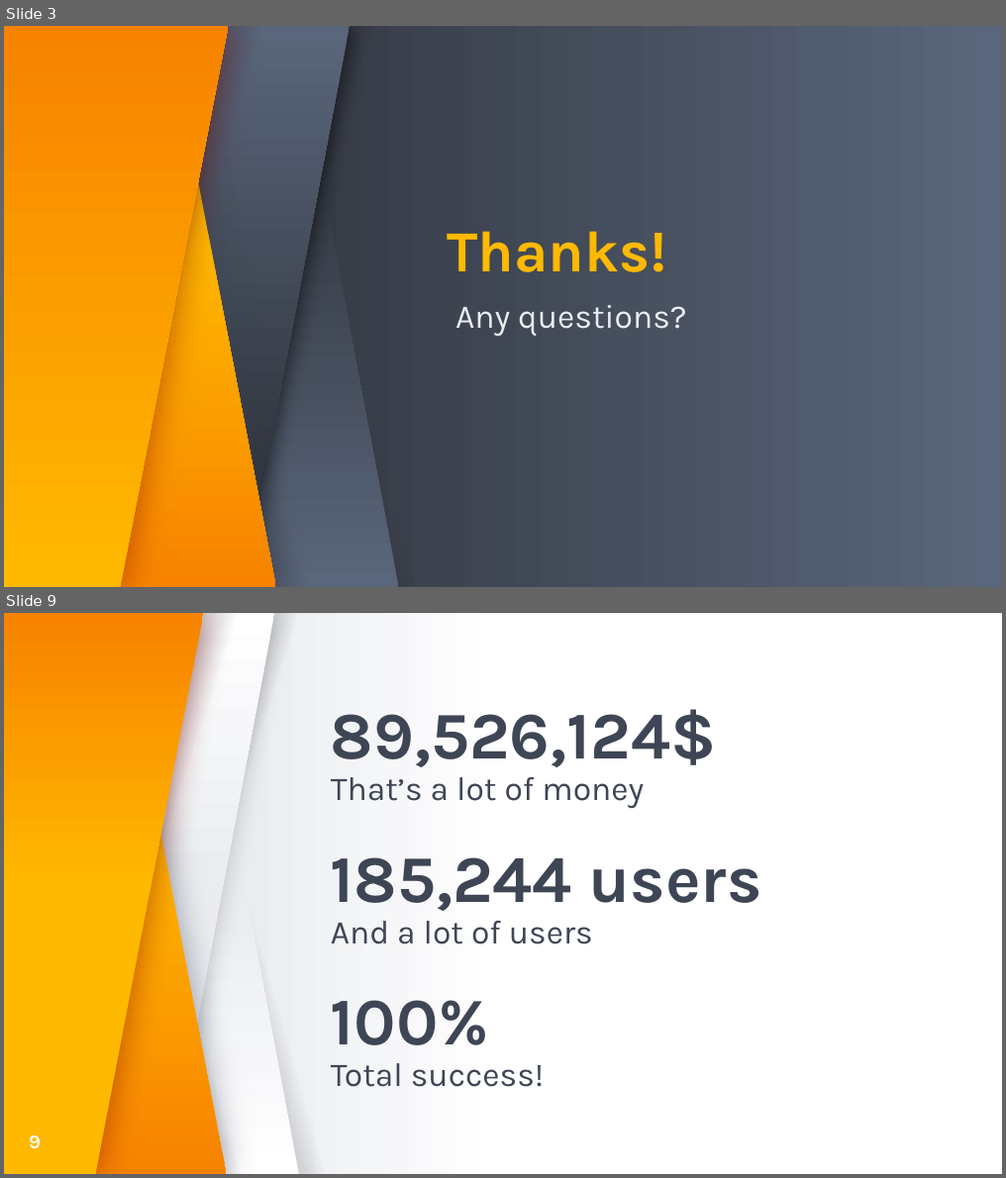
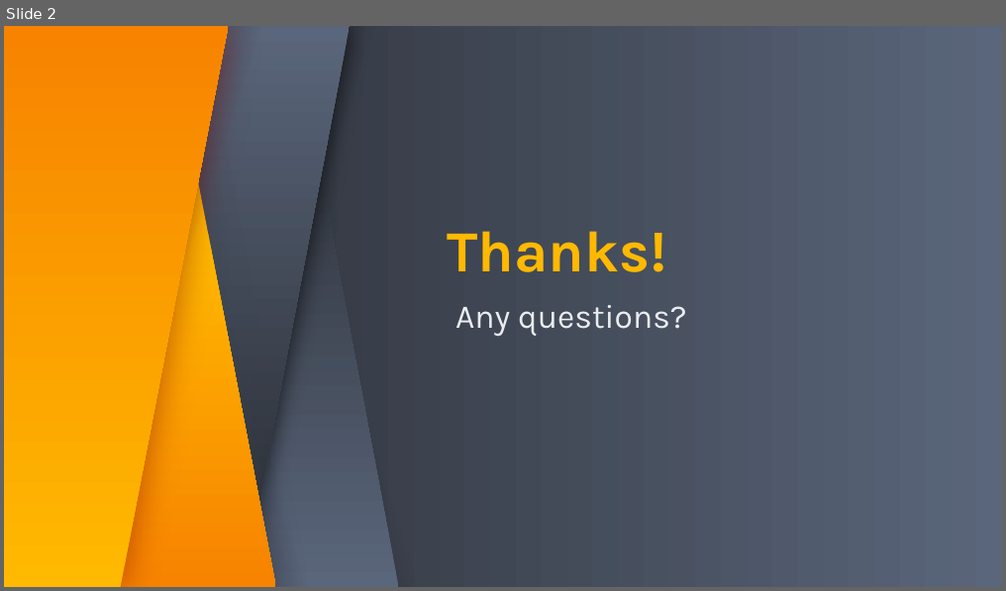
Before and after one commit to cristina-iacob/kickstarter_analysis, a slide deck: kickstarter_analysis.pptx. Shown one above the other, each under a label of ours: slides 3 and 9 before the commit, slide 2 after it; the slides between them are not shown. The pictures are 1006x1178 and 1006x591 pixels, drawn with LibreOffice and Linux fonts; fonts in the diff are those of the drawing. Boxes give left, top, right and bottom in pixels: in the first picture for what was removed or moved away, otherwise in the second. Text is boxed around its words. In the diff, an @@ line names an element or a change of style, - is before the commit and + after.

```diff
--- a/kickstarter_analysis.pptx
+++ b/kickstarter_analysis.pptx
@@ slide 9 removed at (x1=4, y1=613, x2=1002, y2=1174), background gradient #FFFFFF to #EAECF0 @@
@@ freeform shape removed at (x1=4, y1=613, x2=227, y2=1174) @@
@@ freeform shape removed at (x1=4, y1=613, x2=204, y2=1174) @@
@@ parallelogram removed at (x1=7, y1=613, x2=237, y2=1173) @@
@@ parallelogram removed at (x1=26, y1=613, x2=255, y2=1173) @@
@@ parallelogram removed at (x1=45, y1=613, x2=274, y2=1173) @@
@@ parallelogram removed at (x1=69, y1=613, x2=298, y2=1173) @@
@@ parallelogram removed at (x1=69, y1=613, x2=298, y2=1173) @@
@@ parallelogram removed at (x1=111, y1=613, x2=341, y2=1173) @@
@@ title removed at (x1=331, y1=709, x2=717, y2=767) @@
-89,526,124$
@@ subtitle removed at (x1=331, y1=777, x2=644, y2=809) @@
-That’s a lot of money
@@ title removed at (x1=331, y1=858, x2=762, y2=911) @@
-185,244 users
@@ subtitle removed at (x1=331, y1=921, x2=593, y2=945) @@
-And a lot of users
@@ title removed at (x1=331, y1=1000, x2=489, y2=1046) @@
-100%
@@ subtitle removed at (x1=331, y1=1063, x2=545, y2=1087) @@
-Total success!
@@ page number removed at (x1=29, y1=1136, x2=41, y2=1150) @@
-9
@@ what was slide 3 is now slide 2 @@
```
Also in this commit, not shown: 16 other slides removed, 1 other file.
